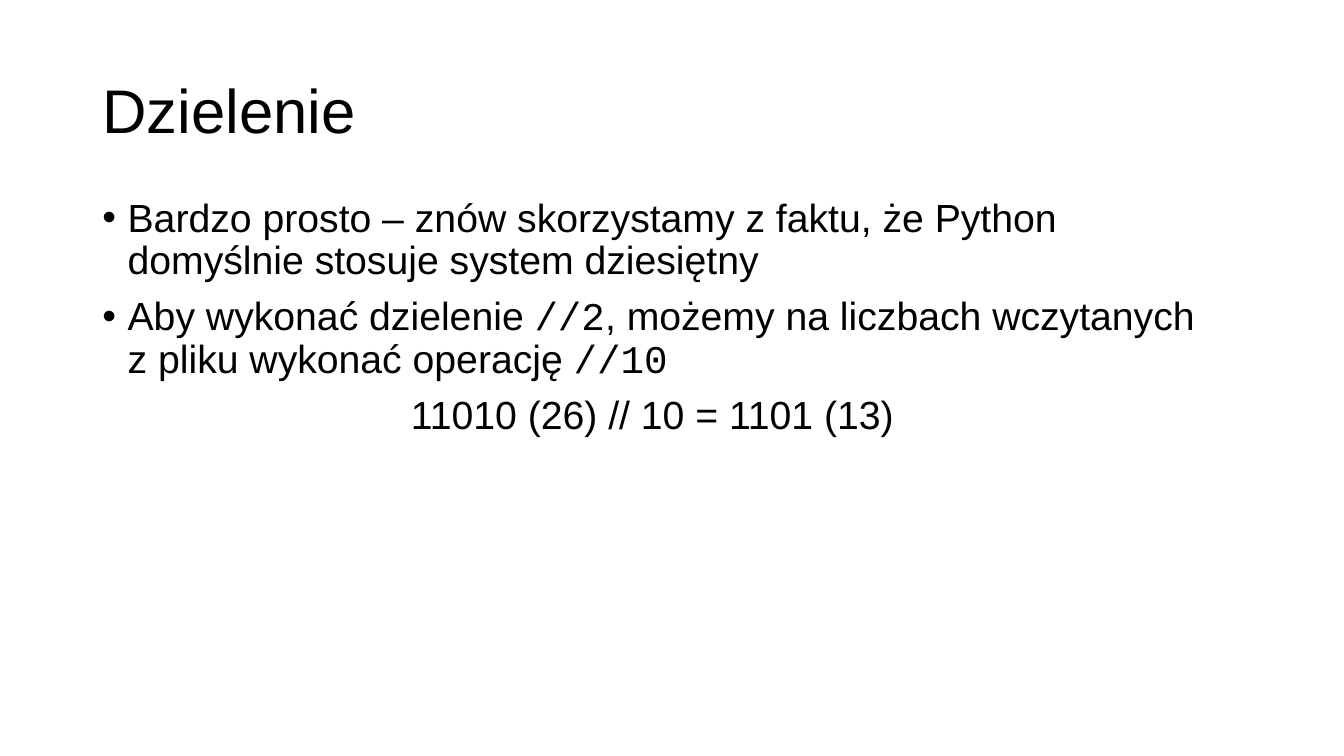
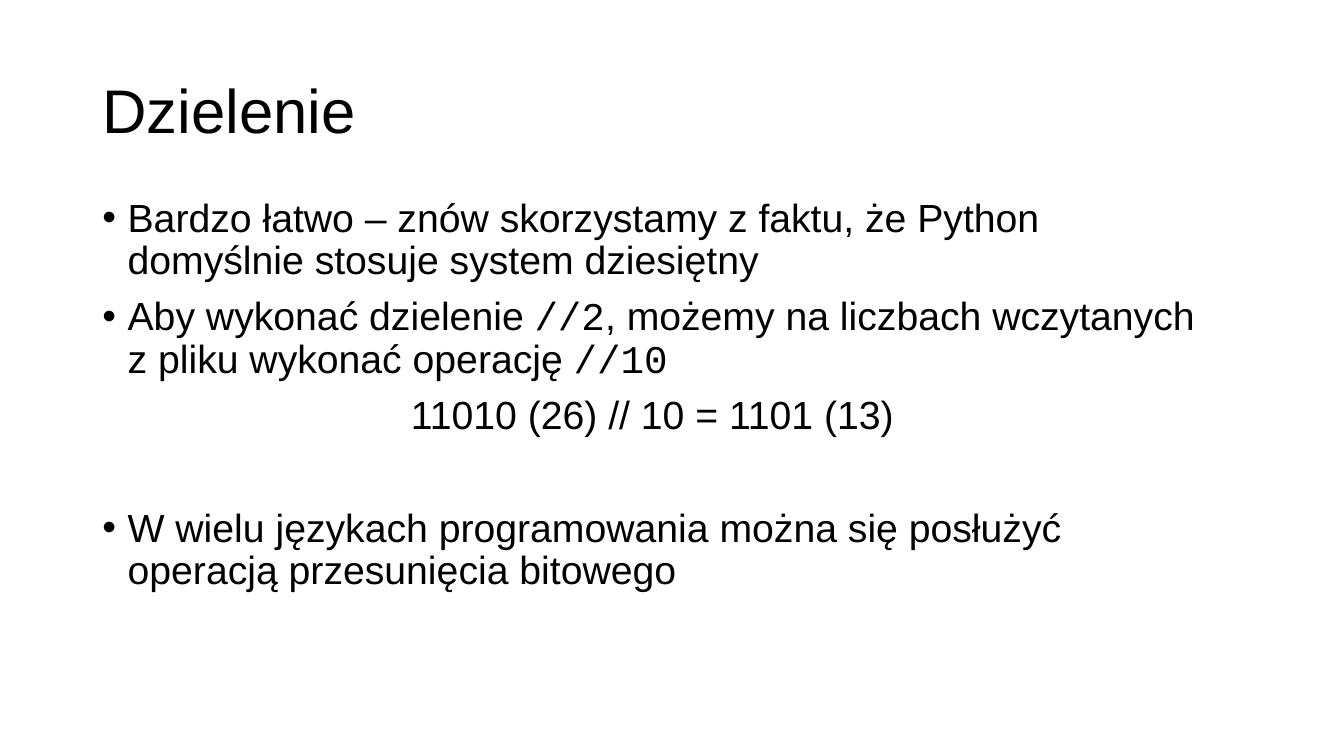
Before and after one commit to MikoStoro/ETI_Academy_Matura, a slide deck: slide 25 of prezentacje/Prezentacja2.pptx (slide 22 before the commit). Drawn at 1344x756 pixels with LibreOffice and Linux fonts; fonts in the diff are those of the drawing; background and template pictures are left out. Boxes give left, top, right and bottom in pixels: in the first picture for what was removed or moved away, otherwise in the second. Text is boxed around its words. In the diff, an @@ line names an element or a change of style, - is before the commit and + after.

Commit message:
updated presentation2

```diff
--- a/prezentacje/Prezentacja2.pptx
+++ b/prezentacje/Prezentacja2.pptx
@@ text at (x1=128, y1=203, x2=1039, y2=282): text changed @@
-• Bardzo prosto – znów skorzystamy z faktu, że Python domyślnie stosuje system dziesiętny
+• Bardzo łatwo – znów skorzystamy z faktu, że Python domyślnie stosuje system dziesiętny
@@ text at (x1=128, y1=513, x2=1061, y2=592): paragraph added @@
+• W wielu językach programowania można się posłużyć operacją przesunięcia bitowego
```
Also in this commit, not shown: 1 other slide changed, 14 slides added, 3 slides removed, 4 other files.
